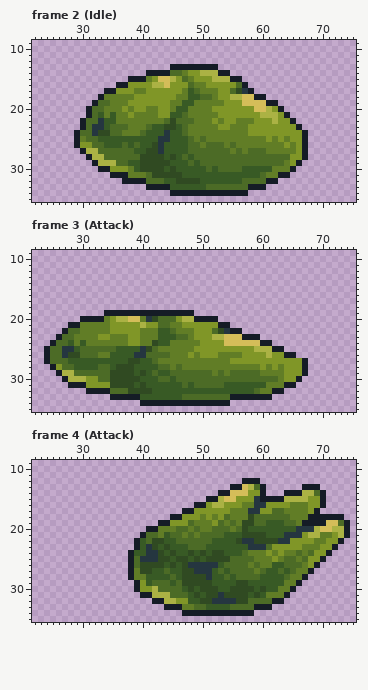
Pixel-art file -- Assets/Graphics/Characters/Slime Big/Slime Big.aseprite. Above is the file before it was changed.
96x48 pixels, 4 frames. Shown: frame 2 (Idle): x 22..75, y 9..35; frame 3 (Attack): x 22..75, y 9..35; frame 4 (Attack): x 22..75, y 9..35. The commit also changed other frames, which this record leaves out.
Once edited:
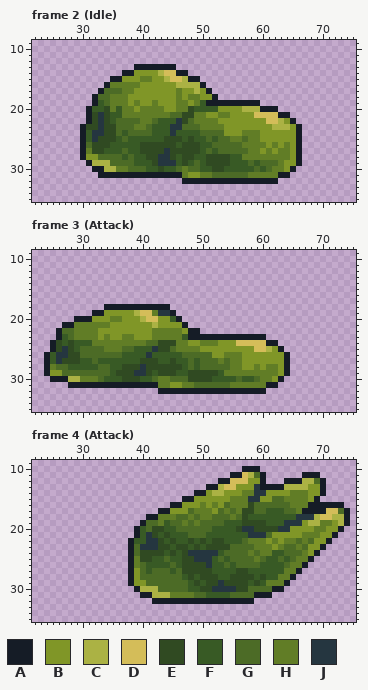
Palette (. is transparent): A #151c26  B #809627  C #abb244  D #d4bd59  E #304a22  F #385a25  G #4c6b26  H #617d26  J #253640
From the commit log: all graphics stuff for big slime were added
Difference:
--- frame 2 (Idle), layer "new design"
@@ x 22..75 @@
 12 ......................................................
-13 .......................AAAAAAAA.......................
-14 ...................AAAAGGHBBCCCAA.....................
-15 ................AAAHBDDCBGHBBBCCCAA...................
-16 ..............AABBBBCCDBBBGHHBBBBBGA..................
-17 ............AABBBHHBBBBBBHFGHHHBBGEJA.................
-18 ...........AHHHHHBBBBBBBHHFFGGHBBCCDDAA...............
-19 ..........AGGHHHBBBBBBBHHFFHHHHHBBBDDDDAA.............
-20 .........AGGHHHBHBBHHBBHFFHHHHBBBBBBBDDCBA............
-21 .........AGFHFHHBHHHHBBFFGHHHHHBBBBBBBCCCBA...........
-22 ........AGGJFFHHHHHHHHGEGGGHHHBHBBHHHBBBCBBA..........
-23 ........AGJJFGGGHHHGFFEEFGHHHHHBBHHHBBBBBBBBA.........
-24 .......AGGJEEGGHHHGFFFJFFGHHHHHHHHHHBBBBBBBBBA........
-25 .......AHGGFFFFFFFFFFJJFFFGHGHHHHHHHHHHBHBHBBA........
-26 .......ABBGGFFFGFGFFEJFFFFGGHGGGHGHHHHHHHHBHBA........
-27 ........ACCGGGGGGFFEEJFFFFGGGGGGGHGHGGGHHHHHBA........
-28 .........ACCGGGGGGEEEEFEFGFGGGGGGGGGGGGGGGGBBA........
-29 ..........ACCCGGFFEEEEEFFFGFGGGGGGGGGGGGGGHBA.........
-30 ...........AABBBHFEEEEFEFFFFFGFGGGGFFFFFHHHA..........
-31 .............AAAHHHGEEEEEFFFFFFFFFFFFFGHHAA...........
-32 ...............AAAAGGGFFEEEEFFFFFFFGGGGAA.............
-33 ...................AAAAFFFFFFGGGGGGGAAA...............
-34 .......................AAAAAAAAAAAAA..................
+13 .................AAAAAAA..............................
+14 ...............AABBBBCDDAA............................
+15 .............AABBBHHBBCDDCAA..........................
+16 ............AHHHHHBBBBBBCCCCA.........................
+17 ...........AGGGHHBBBBBBBHBBCBA........................
+18 ..........AGGHHHBBBBBBBBHBHHBBA.......................
+19 ..........AFGHHHBHBBHBBBHHBHFAAAAAAAAA................
+20 .........AFFEHFHHBHHHHBBHHEFFFFBBBBCCCAAA.............
+21 .........AEJEFFHHHHHHHHGGEEHHBBHHBBBBDDDDAA...........
+22 .........AEJEFGGGGHHGFFFJEGHHHHBBBBBBBBDDCBA..........
+23 ........AEEJEEGGGHHGFFFJJGGGHHHHBBBBBBBBCCCBA.........
+24 ........AFJJEEGFGGGGFFFJFFFFGGGGBBBHHHBBBBBBA.........
+25 ........AFJEEEFGFFFFFFEEEFEFFGFGGHHGHHBBBBBBA.........
+26 ........AGEEEFFFFFEEEEEEFEEEFFGGGGGHHHHBHBHBA.........
+27 ........AHEEFFFGFFEEEEJEEEEEFGFGGGGGHHBHBHHBA.........
+28 ........ABBGGGGFGFFEEJJEFEEFFEEEEFFHHHHHHHHBA.........
+29 .........ACCCGGGGFFFEJJJFEFGFEEEEFFFGFGGGHBBA.........
+30 ..........AACCHHGGGFFEFFGHGGFFEEFFFFFGFGHHBA..........
+31 ...........AAAAAAAAAAAAAAHBBHHGGGGGGHHHHHAA...........
+32 .........................AAAAAAAAAAAAAAAA.............
+33 ......................................................
+34 ......................................................
 35 ......................................................
--- frame 3 (Attack), layer "new design"
@@ x 22..75 @@
 17 ......................................................
-18 ......................................................
-19 ............AAAAAAAAAAAAAAA...........................
-20 ........AAAAHBCCDDHJEGGGBCCAAAA.......................
-21 ......AAHHHHHBBBBBCBBGGHHBBBBBBAA.....................
-22 .....AGGHHHHHBBBBBHHHFFGHHHBBBGEJAA...................
-23 ....AGGHHHHBBHHHBBHHHFFFGGHBBBCCDDDAAA................
-24 ...AGGFHFHHHHHHHBBHHEFFHHHHHBBBBDDDDDDAA..............
-25 ..AGGJJFGGGGGGFFFFJEGHHHHHHBBBBBBBBBBCCCAA............
-26 ..AGGJEEGGGHHFFFFJJGGGGHHHBHBBBHHHHBBBBCBBAA..........
-27 ..AGGGFFFFFFFFFFEEFFGHHHHHHHHHHHHBBBBBBBBBBBBA........
-28 ...ABGGFFFFGGFEEEFFFFGGHGHHHHHHHHHHHHHBHBHBBBA........
-29 ....ACCGGGGGGEEEEFEFGFFGGGGGGGHGHGGGGGHHHHBBBA........
-30 .....ACCCBBGGEEEEEFFFGGFGGGGGGGGGGGGGGGGGHBBA.........
-31 ......AAABBBBEEEEFEFFFFFFGFGGGGGFFFFFFFHHHAA..........
-32 .........AAAAGGGEEEEFFFFFFFFFFFFFFFFFGHHAA............
-33 .............AAAAAFFFFFFFGGGGGGGGAAAAAAA..............
-34 ..................AAAAAAAAAAAAAAA.....................
+18 ............AAAAAAAAAAA...............................
+19 ..........AABBBBBCDDHJJA..............................
+20 .......AAABBBHHBBBCDDBBFA.............................
+21 .....AAHHHHHHBBBBBBBCBBBBA............................
+22 ....AGGHHHHBBBBBBBBBHHHHHBAA..........................
+23 ....AFGHHHHBHBBHHBBBHHHHHFAAAAAAAAAAAAA...............
+24 ...AEFEFFFHHHHHHHHHGGEEEHHBBHHHBBBDDDDDAA.............
+25 ...AEJEFGGGGHHHGGFFFJEEGHHHHBBBBBBBBBDDCBA............
+26 ..AFJJEEGGGGGGGFFFFJFFFFFGGGGGBBHHHBBBBBBBA...........
+27 ..AFJEEEFFGFFFFFFFEEEFFEFFGFGGGHGHHBBBBBBBA...........
+28 ..AHGGFFFFFGGFFEEEJEEEEEEFGFGGGGGHHBBHBHHBA...........
+29 ..ABBGGGGGGGGFEEEJJEFEEEFFEEEEEFHHHHHHHHHBA...........
+30 ...AAACCHHHGFFFEEEFFGHHGGGEEEEFFFFGFFGHHBA............
+31 ......AAAAAAAAAAAAAAAHHBBHHGGGGGGHHHHHHAA.............
+32 .....................AAAAAAAAAAAAAAAAAA...............
+33 ......................................................
+34 ......................................................
 35 ......................................................
--- frame 4 (Attack), layer "new design"
@@ x 22..75 @@
  9 ......................................................
-10 ......................................................
-11 ......................................................
-12 ...................................AAA................
-13 .................................AADCGA......AAA......
-14 ...............................AADDDBBA...AAACCGA.....
-15 .............................AACDDBBBJAAAACCCCBBA.....
-16 ...........................AABCCBBBHHJJBBBBHHHBBA.....
-17 .........................AABBBBBBHHHJJBBGGHHHHBA......
-18 .......................AABBBHBHBGHHHEGGGGGGHHHAAAAAA..
-19 .....................AABBBGHHHBGHGHEEGGFFFGGHAAAADDGA.
-20 ...................AAHHHGGHGHHGGGHGEFFFFFFFFJJJCDDCCA.
-21 ..................AGGHFGGHGHGGGGFFFEEEEFFFJJJBCCHHBCA.
-22 .................AFGEEFFGGGGGGFFFFEJJEEEEJJBBBBHHBBA..
-23 .................AFJEFEFFFGGGFFFFFFFJJJGBBBBBHHHBBA...
-24 ................AFFJJEFEFFEFEFEEFFFGHHHBHBHHGHGBBA....
-25 ................AGJJJEEFEEFEFEEEEGGGGHHHBHGGHGBBA.....
-26 ................AGEEEEFEFEJJJJJFGGGGHGHHFFGGGHBA......
-27 ................AHEEFFGFFEEJJJFGFGGGGHGFFGFGHHA.......
-28 ................AHHFFFFGFEEEEJFFGFGGGGFFFFGHHA........
-29 .................ABFGGGFGEEEEEFFFFEEFFFFFFHHA.........
-30 .................ABBCGGGGFEFEEEFFEEEEFEFFHHA..........
-31 ..................AACCCGGGFEFEEJEEEEFEFHHHA...........
-32 ....................AACCBBFFEEJJJJEEGGGGAA............
-33 ......................AAAHHGGFFFFGGGGAAA..............
-34 .........................AAAAAAAAAAAA.................
+10 ...................................AAA................
+11 .................................AADCGA......AAA......
+12 ...............................AADDDBBA...AAACCGA.....
+13 .............................AACDDBBBJAAAACCCCBBA.....
+14 ...........................AABCCBBBHHJJBBBBHHHBBA.....
+15 .........................AABBBBBBHHHJJBBGGHHHHBA......
+16 .......................AABBBHBHBGHHHEGGGGGGHHHAAAAAA..
+17 .....................AABBBGHHHBGHGHEEGGFFFGGHAAAADDGA.
+18 ...................AAHHHGGHGHHGGGHGEFFFFFFFFJJJCDDCCA.
+19 ..................AGGHFGGHGHGGGGFFFEEEEFFFJJJBCCHHBCA.
+20 .................AFGEEFFGGGGGGFFFFEJJEEEEJJBBBBHHBBA..
+21 .................AFJEFEFFFGGGFFFFFFFJJJGBBBBBHHHBBA...
+22 ................AFFJJEFEFFEFEFEEFFFGHHHBHBHHGHGBBA....
+23 ................AGJJJEEFEEFEFEEEEGGGGHHHBHGGHGBBA.....
+24 ................AGEEEEFEFEJJJJJFGGGGHGHHFFGGGHBA......
+25 ................AHEEFFGFFEEJJJFGFGGGGHGFFGFGHHA.......
+26 ................AHGFFFFGFEEEEJFFGFGGGGFFFFGHHA........
+27 ................ABGFGGGFGEEEEEFFFFEEFFFFFFHHA.........
+28 ................ABGGGGGGGFEFEEEFFEEEEFEFFHHA..........
+29 ................ABBGGGGGGGFEFEEJEEEEFEFHHHA...........
+30 .................ACCCGGGGGFFEEJJJJEEGGGGAA............
+31 ..................AACCCHHHHGGFFFFGGGGAAA..............
+32 ....................AAAAAAAAAAAAAAAAA.................
+33 ......................................................
+34 ......................................................
 35 ......................................................
